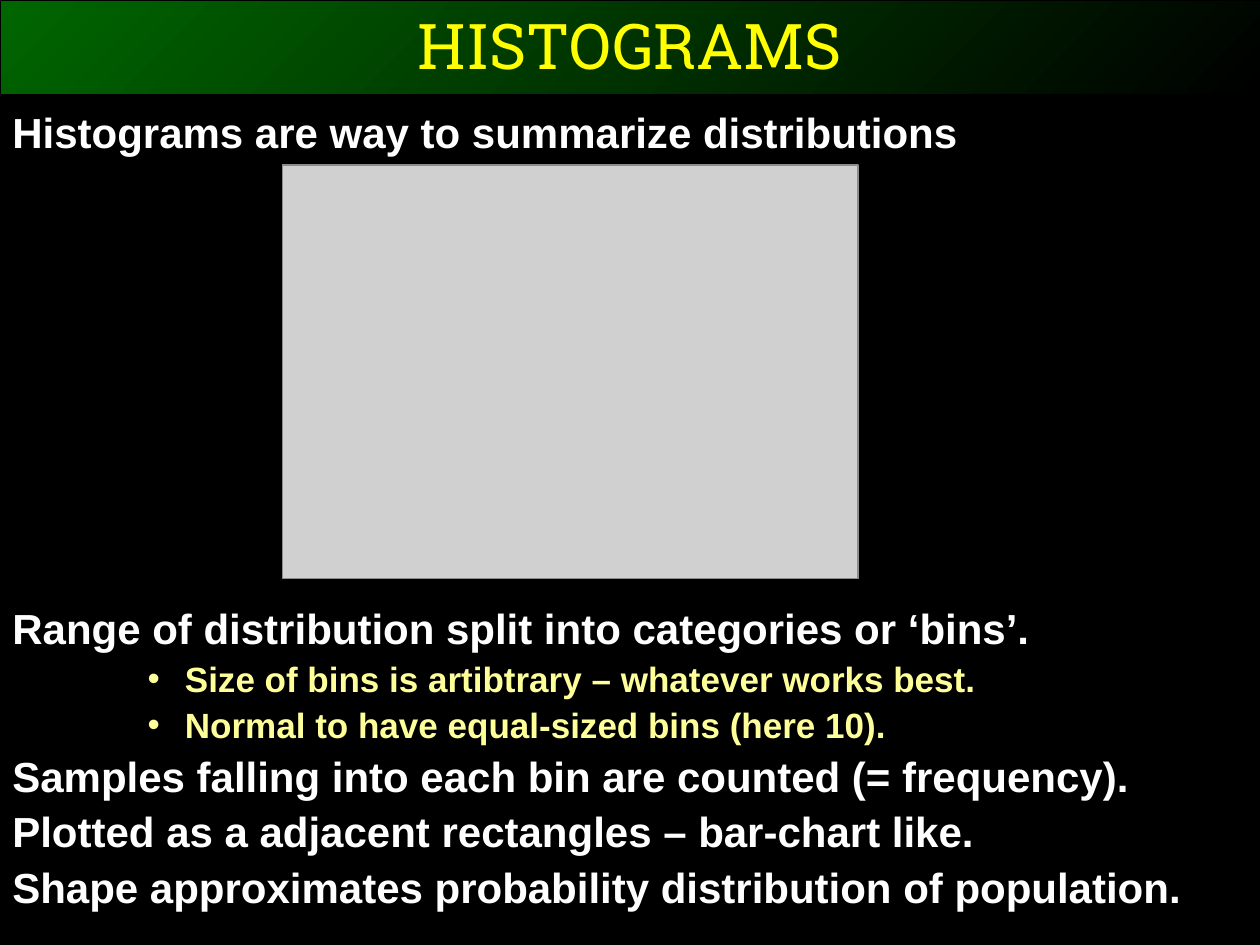
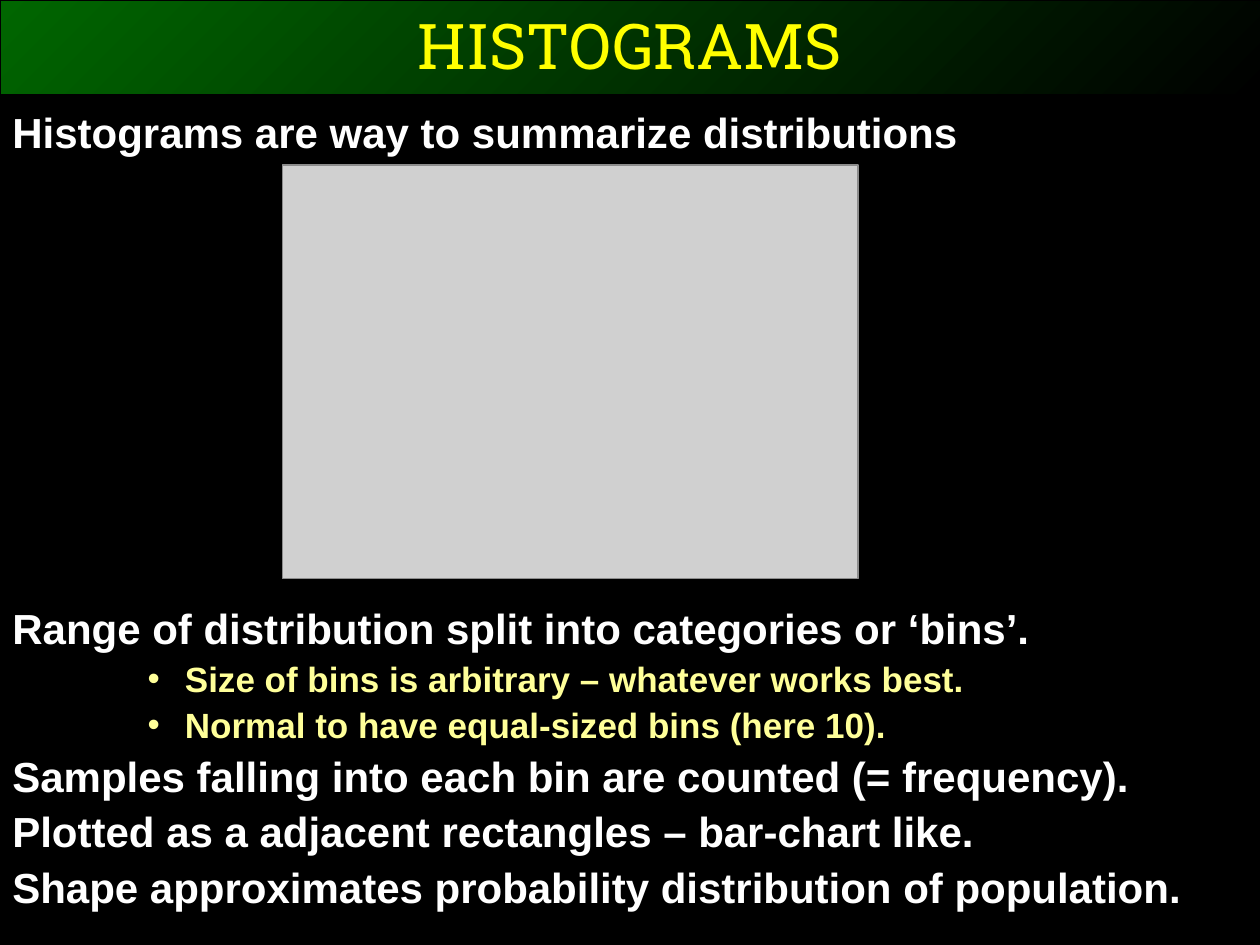
Before and after one commit to ggorman/Introduction-to-stats-for-geoscientists, a slide deck: slide 18 of slides/CSFG5.pptx. Drawn at 1260x945 pixels with LibreOffice and Linux fonts; fonts in the diff are those of the drawing; grey boxes stand for pictures. Boxes give left, top, right and bottom in pixels: in the first picture for what was removed or moved away, otherwise in the second. Text is boxed around its words. In the diff, an @@ line names an element or a change of style, - is before the commit and + after.

Commit message:
Second iteration on first lecture.

```diff
--- a/slides/CSFG5.pptx
+++ b/slides/CSFG5.pptx
@@ text at <box>185,666,964,699</box>: text changed @@
-• Size of bins is artibtrary – whatever works best.
+• Size of bins is arbitrary – whatever works best.
```
Also in this commit, not shown: 2 other files.
